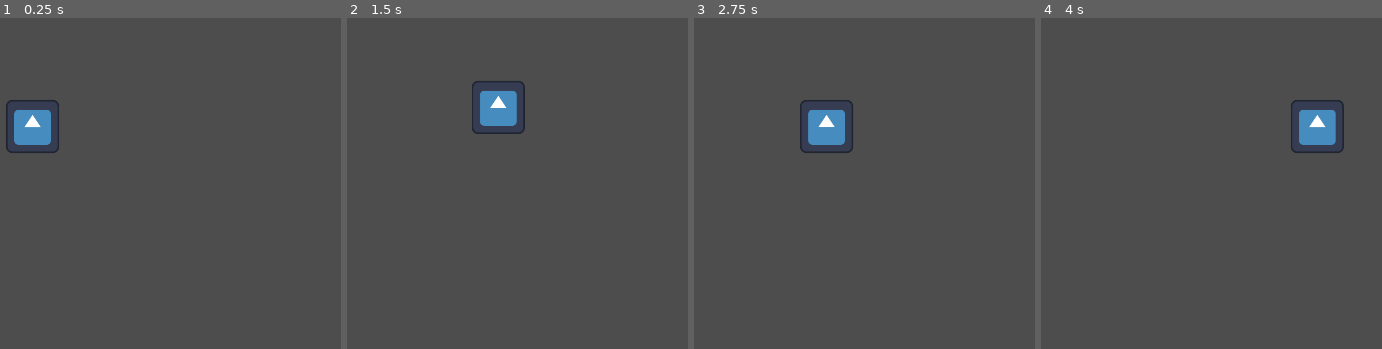
Above: before the commit, frames 1-4 (left to right).
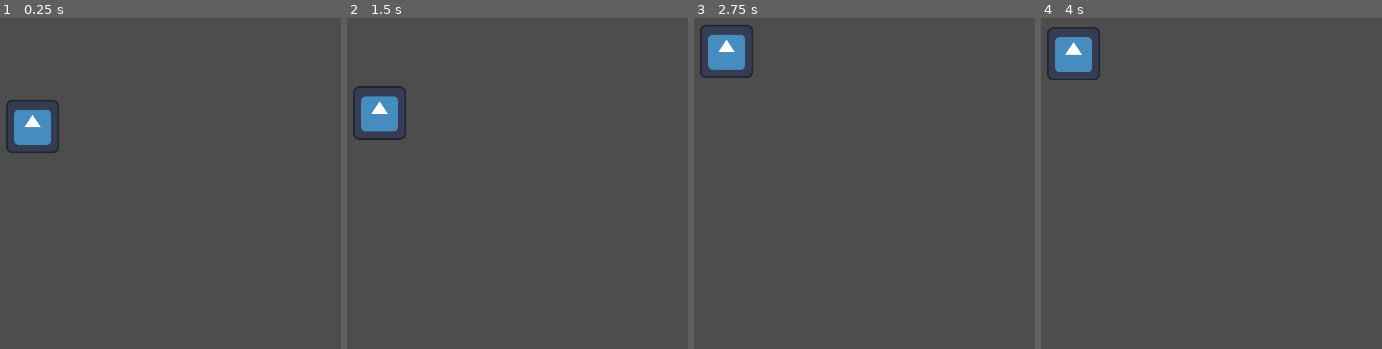
Above: after the commit, the same moments.

Repository: Logan-Voigt/The-Lost-Lizard
Game: Godot game, scene res://src/menu/main.tscn
Two runs of this game, one before a commit and one after it. Both use one fixed random seed, a clock stepped at 60 frames per second and the inputs below. The engine's default icon, where the game draws it, is replaced by a stand-in: a white triangle on a blue panel in a dark square.
Inputs:
- Up to frame 1 (0.25 s): no input
- Up to frame 2 (1.5 s): tap Enter (ui_accept) at 0.5, 0.6 s; hold Space (move_jump, bound only after the commit) 0.53-1.28 s; hold Right (ui_right) from 0.53 s (still down); tap Space (move_jump, bound only after the commit) at 1.35 s
- Up to frame 3 (2.75 s): tap Space (move_jump, bound only after the commit) at 1.52, 1.82 s; tap Enter (ui_accept) at 1.55, 2.1 s; release Right (ui_right) at 2.03 s; hold Left (ui_left) from 2.03 s (still down); hold Space (move_jump, bound only after the commit) from 2.03 s (still down)
- Up to frame 4 (4 s): release Left (ui_left) at 2.78 s; release Space (move_jump, bound only after the commit) at 2.78 s; hold Right (ui_right) from 2.78 s (still down); tap Enter (ui_accept) at 2.85 s; tap Space (move_jump, bound only after the commit) at 3.02, 3.32 s; hold Space (move_jump, bound only after the commit) from 3.53 s (still down)

The runs differ from the first frame. In frame 2, 3.0% of the frame differs, in the area x 1-53%, y 19-37%; in frame 3, 3.0%; in frame 4, 3.0%.

Commit message:
changed player movement and controls

Diff:
--- a/project.godot
+++ b/project.godot
@@ -21,6 +21,30 @@
 window/size/viewport_height=1080
 window/stretch/mode="viewport"
 
+[input]
+
+move_left={
+"deadzone": 0.2,
+"events": [Object(InputEventKey,"resource_local_to_scene":false,"resource_name":"","device":-1,"window_id":0,"alt_pressed":false,"shift_pressed":false,"ctrl_pressed":false,"meta_pressed":false,"pressed":false,"keycode":0,"physical_keycode":65,"key_label":0,"unicode":97,"location":0,"echo":false,"script":null)
+]
+}
+move_right={
+"deadzone": 0.2,
+"events": [Object(InputEventKey,"resource_local_to_scene":false,"resource_name":"","device":-1,"window_id":0,"alt_pressed":false,"shift_pressed":false,"ctrl_pressed":false,"meta_pressed":false,"pressed":false,"keycode":0,"physical_keycode":68,"key_label":0,"unicode":100,"location":0,"echo":false,"script":null)
+]
+}
+move_jump={
+"deadzone": 0.2,
+"events": [Object(InputEventKey,"resource_local_to_scene":false,"resource_name":"","device":-1,"window_id":0,"alt_pressed":false,"shift_pressed":false,"ctrl_pressed":false,"meta_pressed":false,"pressed":false,"keycode":0,"physical_keycode":32,"key_label":0,"unicode":32,"location":0,"echo":false,"script":null)
+]
+}
+exit={
+"deadzone": 0.2,
+"events": [Object(InputEventKey,"resource_local_to_scene":false,"resource_name":"","device":-1,"window_id":0,"alt_pressed":false,"shift_pressed":false,"ctrl_pressed":false,"meta_pressed":false,"pressed":false,"keycode":0,"physical_keycode":4194306,"key_label":0,"unicode":0,"location":0,"echo":false,"script":null)
+, Object(InputEventKey,"resource_local_to_scene":false,"resource_name":"","device":-1,"window_id":0,"alt_pressed":false,"shift_pressed":false,"ctrl_pressed":false,"meta_pressed":false,"pressed":false,"keycode":0,"physical_keycode":4194305,"key_label":0,"unicode":0,"location":0,"echo":false,"script":null)
+]
+}
+
 [rendering]
 
 renderer/rendering_method="gl_compatibility"
--- a/src/player/player.gd
+++ b/src/player/player.gd
@@ -1,22 +1,26 @@
 extends CharacterBody2D
 
 
-const SPEED = 300.0
-const JUMP_VELOCITY = -400.0
+const SPEED : float = 500.0
+const JUMP_VELOCITY : float = -600.0
+const GRAVITY_MULTIPLIER : float = 3
 
 
 func _physics_process(delta: float) -> void:
 	# Add the gravity.
 	if not is_on_floor():
-		velocity += get_gravity() * delta
+		if velocity.y < 0 and Input.is_action_pressed("move_jump"):
+			velocity += get_gravity() * delta
+		else:
+			velocity += get_gravity() * delta * GRAVITY_MULTIPLIER
 
 	# Handle jump.
-	if Input.is_action_just_pressed("ui_accept") and is_on_floor():
+	if Input.is_action_just_pressed("move_jump") and is_on_floor():
 		velocity.y = JUMP_VELOCITY
 
 	# Get the input direction and handle the movement/deceleration.
 	# As good practice, you should replace UI actions with custom gameplay actions.
-	var direction := Input.get_axis("ui_left", "ui_right")
+	var direction : float = Input.get_axis("move_left", "move_right")
 	if direction:
 		velocity.x = direction * SPEED
 	else:
